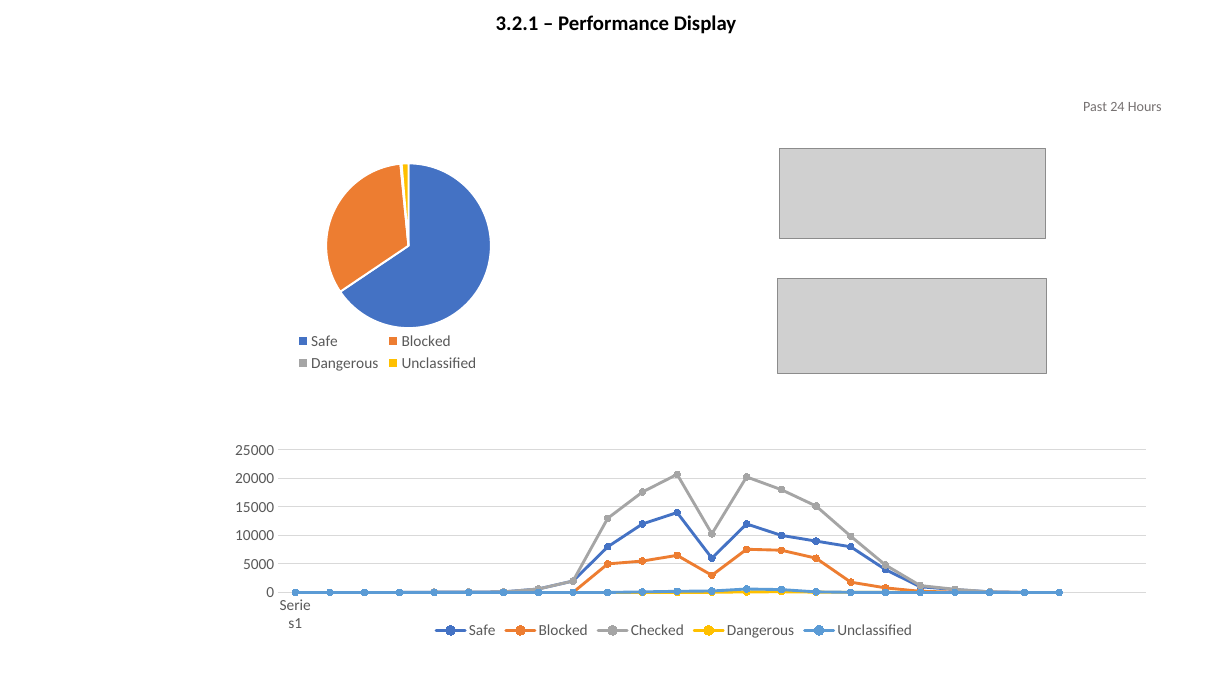
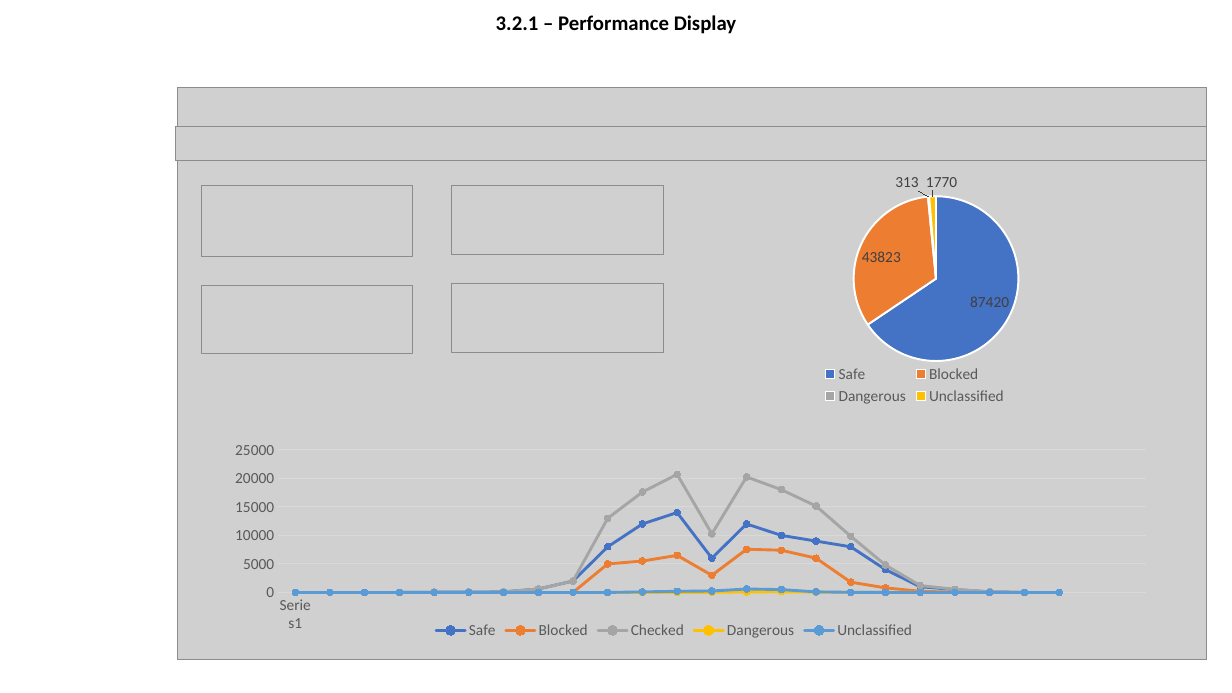
Before and after one commit to olegtaranenko/icap-management-ui-1, a slide deck: slide 2 of design/wireframe.pptx (slide 3 before the commit). Drawn at 1232x693 pixels with LibreOffice and Linux fonts; fonts in the diff are those of the drawing; grey boxes stand for pictures; background and template pictures are left out. Boxes give left, top, right and bottom in pixels: in the first picture for what was removed or moved away, otherwise in the second. Text is boxed around its words. In the diff, an @@ line names an element or a change of style, - is before the commit and + after.

```diff
--- a/design/wireframe.pptx
+++ b/design/wireframe.pptx
@@ picture added at box(177, 88, 1208, 660) @@
@@ text removed at box(1083, 102, 1162, 111) @@
-Past 24 Hours
@@ picture added at box(176, 127, 1208, 160) @@
@@ pie chart at box(737, 165, 1093, 409) @@
-Series 1: 66, 33, 0, 1
+Series 1: 87420, 43823, 313, 1770
@@ data labels of Series 1 added @@
@@ pie chart: place and size @@
-pie chart at box(209, 132, 566, 376)
+pie chart at box(737, 165, 1093, 409)
@@ picture: place and size @@
-picture at box(779, 148, 1046, 238)
+picture at box(201, 185, 413, 257)
@@ picture added at box(452, 185, 664, 254) @@
@@ picture added at box(201, 286, 413, 354) @@
@@ picture added at box(452, 284, 664, 352) @@
@@ picture removed at box(777, 278, 1047, 373) @@
```
Also in this commit, not shown: 13 other slides changed, 7 slides added, 1 slide removed.
